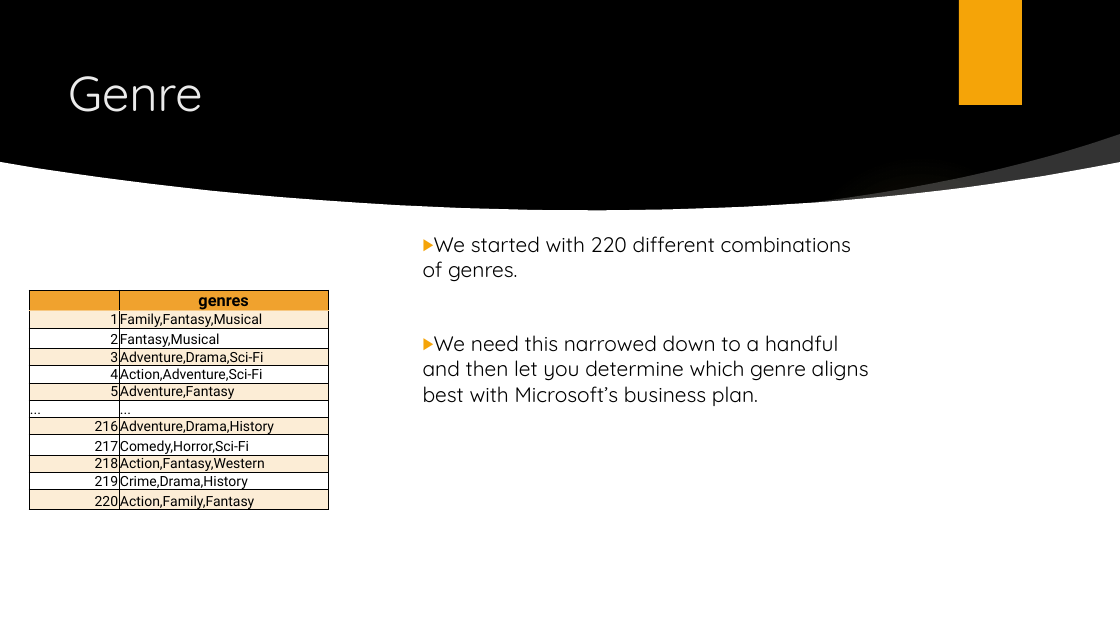
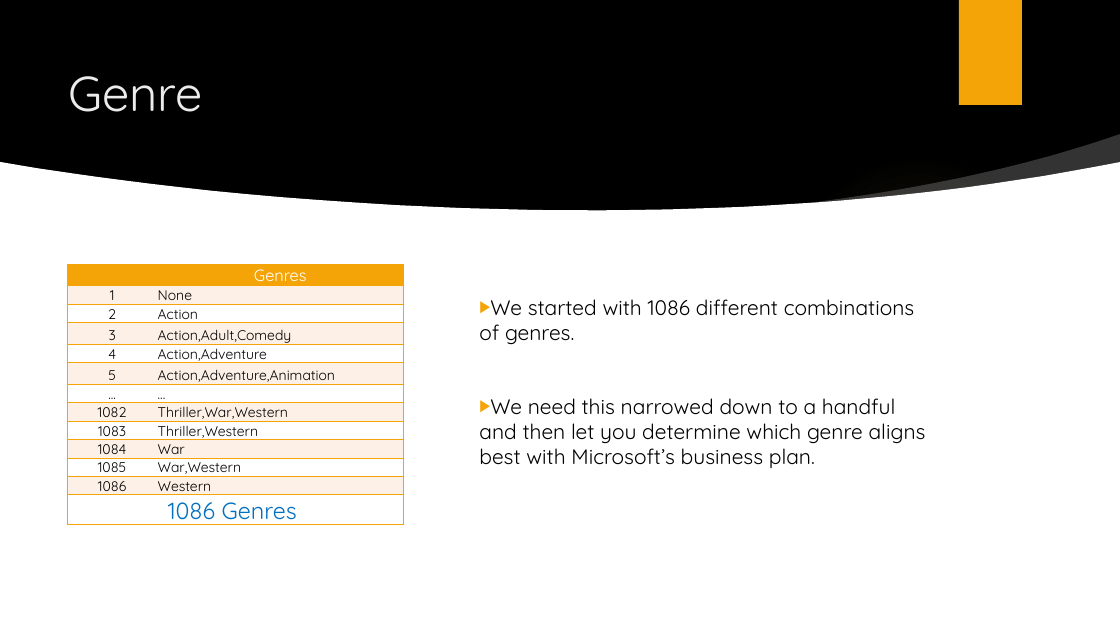
Before and after one commit to rustyb08/phase_1_project, a slide deck: slide 4 of Microsoft Original Content (Phase 1 Project).pptx. Drawn at 1120x630 pixels with LibreOffice and Linux fonts; fonts in the diff are those of the drawing; background and template pictures are left out. Boxes give left, top, right and bottom in pixels: in the first picture for what was removed or moved away, otherwise in the second. Text is boxed around its words. In the diff, an @@ line names an element or a change of style, - is before the commit and + after.

```diff
--- a/Microsoft Original Content (Phase 1 Project).pptx
+++ b/Microsoft Original Content (Phase 1 Project).pptx
@@ table added at [67,265,403,529], 13 rows, 2 columns @@
+ | Genres
+1 | None
+2 | Action
+3 | Action,Adult,Comedy
+4 | Action,Adventure
+5 | Action,Adventure,Animation
+... | ...
+1082 | Thriller,War,Western
+1083 | Thriller,Western
+1084 | War
+1085 | War,Western
+1086 | Western
+1086 Genres | 
@@ table removed at [29,291,329,528], 13 rows, 2 columns @@
- | genres
-1 | Family,Fantasy,Musical
-2 | Fantasy,Musical
-3 | Adventure,Drama,Sci-Fi
-4 | Action,Adventure,Sci-Fi
-5 | Adventure,Fantasy
-... | ...
-216 | Adventure,Drama,History
-217 | Comedy,Horror,Sci-Fi
-218 | Action,Fantasy,Western
-219 | Crime,Drama,History
-220 | Action,Family,Fantasy
- | 
@@ text "We started with 1086 different ...": place and size @@
-text "We started with 1086 different ..." at [423,236,869,406]
+text "We started with 1086 different ..." at [479,299,926,468]
@@ text at [479,299,914,345]: text changed @@
-▶ We started with 220 different combinations of genres.
+▶ We started with 1086 different combinations of genres.
```
Also in this commit, not shown: 2 other slides changed, 3 slides added, 1 other file.
